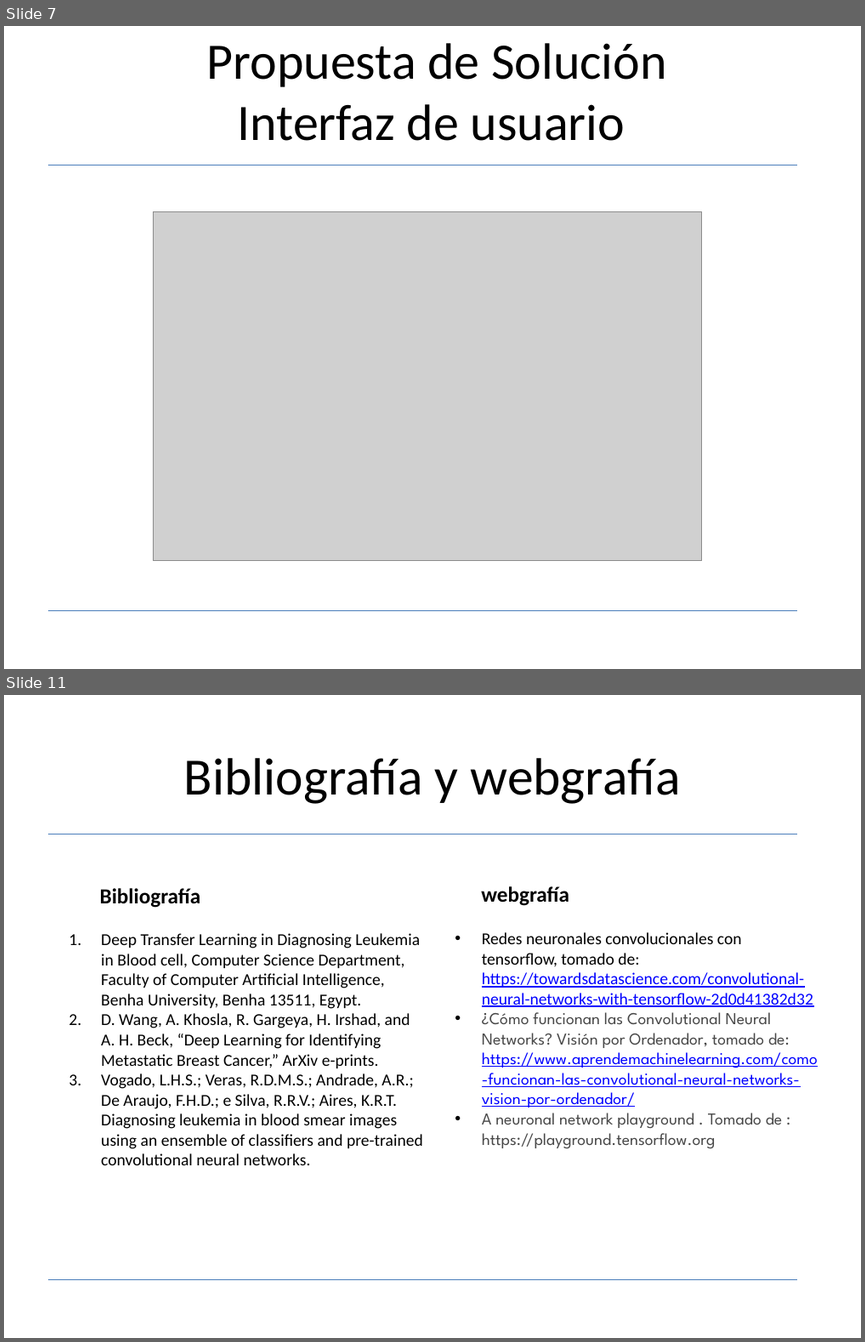
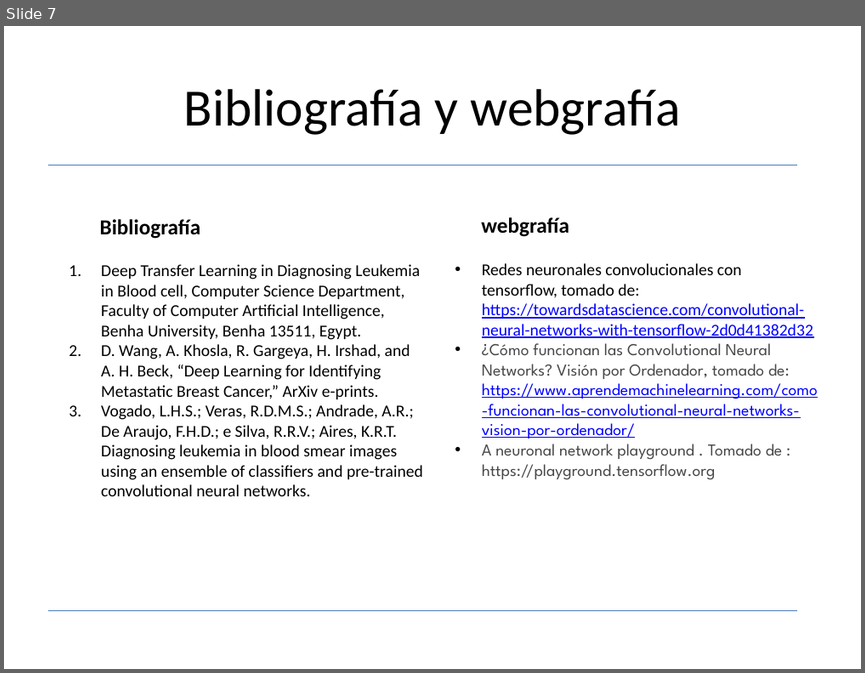
Before and after one commit to davito19/Procesamiento_Digital_De_Imagenes_I, a slide deck: Proyecto_detección_leucemia/presentacion/presentacion_tercero_final.pptx. Shown one above the other, each under a label of ours: slides 7 and 11 before the commit, slide 7 after it; the slides between them are not shown. The pictures are 865x1342 and 865x673 pixels, drawn with LibreOffice and Linux fonts; fonts in the diff are those of the drawing; grey boxes stand for pictures. Boxes give left, top, right and bottom in pixels: in the first picture for what was removed or moved away, otherwise in the second. Text is boxed around its words. In the diff, an @@ line names an element or a change of style, - is before the commit and + after.

```diff
--- a/Proyecto_detección_leucemia/presentacion/presentacion_tercero_final.pptx
+++ b/Proyecto_detección_leucemia/presentacion/presentacion_tercero_final.pptx
@@ slide 7 removed at (x1=4, y1=26, x2=861, y2=669), background #FFFFFF; not listed: 2 template elements that a slide beside it also shows @@
@@ text removed at (x1=207, y1=43, x2=667, y2=141) @@
-Propuesta de Solución
-Interfaz de usuario
@@ picture removed at (x1=153, y1=212, x2=703, y2=561) @@
@@ what was slide 11 is now slide 7 @@
```
Also in this commit, not shown: 3 slides changed, 3 slides added, 6 other slides removed, 3 other files.
